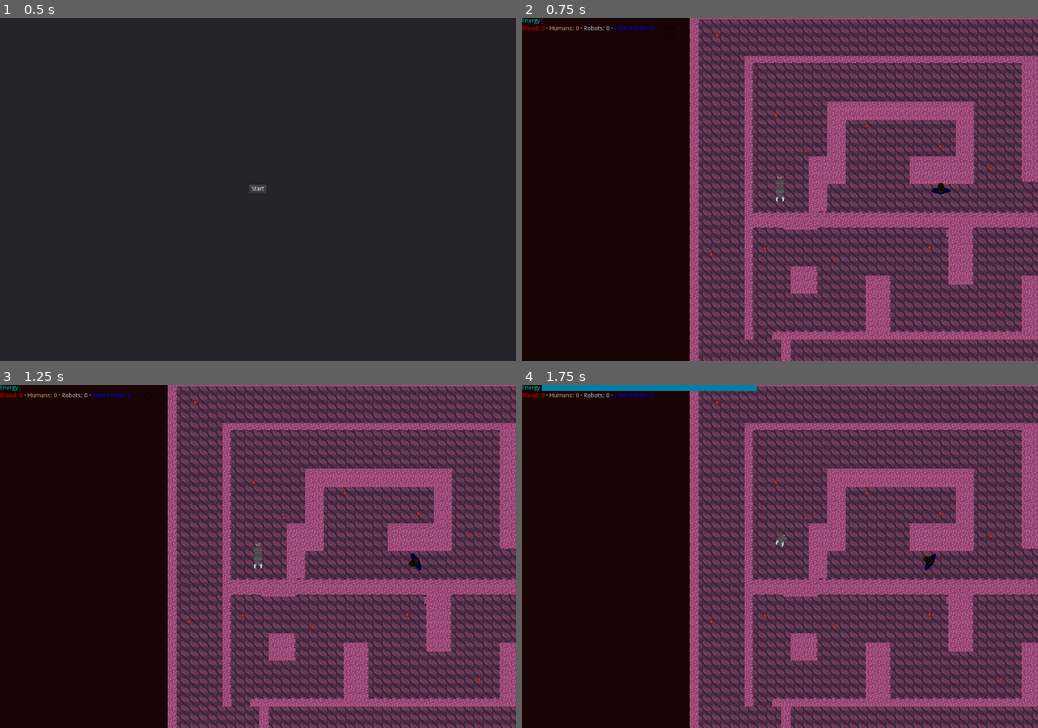
Above: before the commit, frames 1-4 (two rows, left to right).
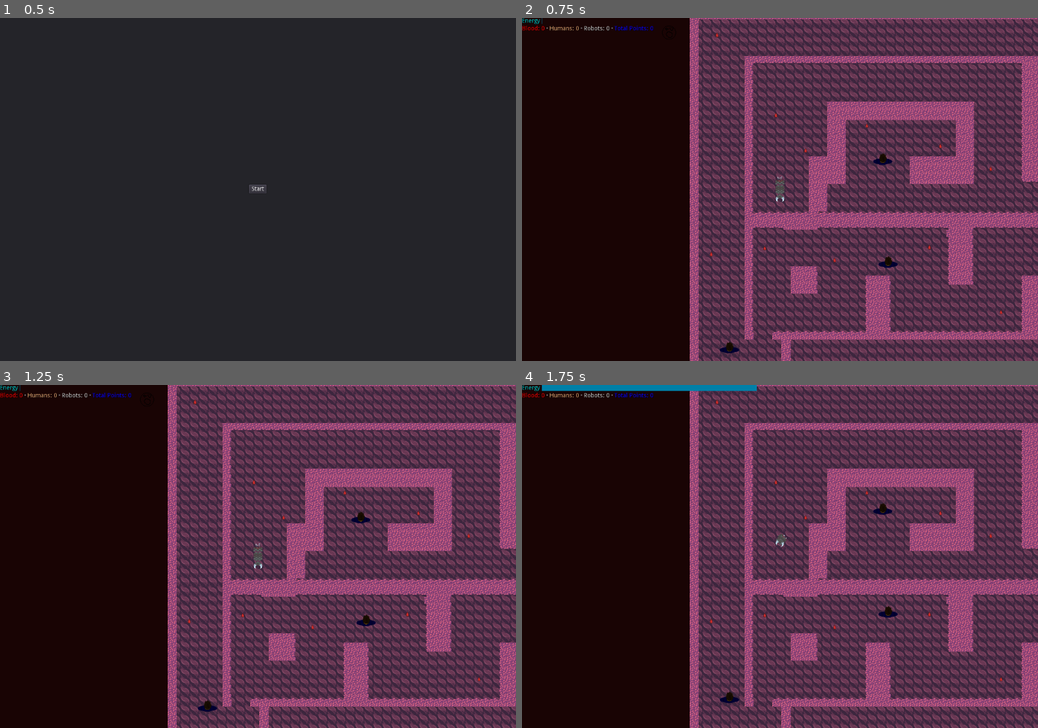
Above: after the commit, the same moments.

Repository: Ridote/LudumDare20180811RunningOutOfSpace
Game: Godot game, scene res://Entities/Main.tscn
Two runs of this game, one before a commit and one after it. Both use one fixed random seed, a clock stepped at 60 frames per second and the inputs below.
Inputs:
- Up to frame 1 (0.5 s): no input
- Up to frame 2 (0.75 s): click "Start" at 0.5 s
- Up to frame 3 (1.25 s): no input
- Up to frame 4 (1.75 s): hold Right (ui_right) from 1.28 s (still down); tap Space (ui_select) at 1.52 s

Frame 1 is identical in both runs. In frame 2, 0.3% of the frame differs, in the area x 38-83%, y 39-98%; in frame 3, 0.3%, in the area x 38-82%, y 36-96%; in frame 4, 0.3%.

Commit message:
GUI manages enemies

Diff:
--- a/Entities/Main.tscn
+++ b/Entities/Main.tscn
@@ -1,8 +1,7 @@
-[gd_scene load_steps=4 format=2]
+[gd_scene load_steps=3 format=2]
 
 [ext_resource path="res://Maps/Map01.tscn" type="PackedScene" id=1]
-[ext_resource path="res://Entities/Enemies/Enemy.tscn" type="PackedScene" id=2]
-[ext_resource path="res://GUI/GUI.tscn" type="PackedScene" id=3]
+[ext_resource path="res://GUI/GUI.tscn" type="PackedScene" id=2]
 
 [node name="Main" type="Node2D" index="0"]
 
@@ -12,32 +11,4 @@
 
 position = Vector2( 1, -1 )
 
-[node name="Enemy" parent="." index="1" instance=ExtResource( 2 )]
-
-position = Vector2( 653.646, 481.637 )
-
-[node name="Enemy2" parent="." index="2" instance=ExtResource( 2 )]
-
-position = Vector2( 1346.73, 889.696 )
-
-[node name="Enemy3" parent="." index="3" instance=ExtResource( 2 )]
-
-position = Vector2( 1197.04, 1322.36 )
-
-[node name="Enemy4" parent="." index="4" instance=ExtResource( 2 )]
-
-position = Vector2( 272.244, 1371.57 )
-
-[node name="Enemy5" parent="." index="5" instance=ExtResource( 2 )]
-
-position = Vector2( 1213.45, 1781.68 )
-
-[node name="Enemy6" parent="." index="6" instance=ExtResource( 2 )]
-
-position = Vector2( 735.668, 1617.64 )
-
-[node name="Enemy7" parent="." index="7" instance=ExtResource( 2 )]
-
-position = Vector2( 879.206, 2636.76 )
-
-[node name="GUI" parent="." index="8" instance=ExtResource( 3 )]
+[node name="GUI" parent="." index="1" instance=ExtResource( 2 )]
--- a/GUI/GUI.gd
+++ b/GUI/GUI.gd
@@ -1,6 +1,7 @@
 extends CanvasLayer
 
 var playerFactory = preload("res://Entities/Player/Player.tscn")
+var humanFactory = preload("res://Entities/Enemies/Enemy.tscn")
 
 func _ready():
 	$VBoxContainer/HBoxContainer2/Tired.region_enabled = false
@@ -20,7 +21,23 @@
 	player.global_position = get_parent().get_node("Map1").get_node("StartPosition").global_position
 	get_parent().add_child(player)
 	get_parent().get_node("Player").startTimer()
+	addEnemies()
 	$MainMenu.hide()
 
 func showMainMenu():
+	removeEnemies()
 	$MainMenu.show()
+
+func addEnemies():
+	var children = get_parent().get_node("Map1").get_children()
+	for child in children:
+		if "HumanPosition" in child.get_name():
+			var human = humanFactory.instance()
+			human.global_position = child.global_position
+			get_parent().add_child(human)
+
+func removeEnemies():
+	var children = get_parent().get_children()
+	for child in children:
+		if "Enemy" in child.get_name():
+			child.queue_free()
--- a/GUI/GUI.tscn
+++ b/GUI/GUI.tscn
@@ -22,7 +22,7 @@
 "values": [ 0, 1, 2 ]
 }
 
-[node name="GUI" type="CanvasLayer"]
+[node name="GUI" type="CanvasLayer" index="0"]
 
 layer = 1
 offset = Vector2( 0, 0 )
--- a/Maps/Map01.tscn
+++ b/Maps/Map01.tscn
@@ -4,7 +4,7 @@
 [ext_resource path="res://Tilemaps/TilemapCosmo.tres" type="TileSet" id=2]
 [ext_resource path="res://Entities/Food/Blood.tscn" type="PackedScene" id=3]
 
-[node name="Map1" type="Node2D" index="0"]
+[node name="Map1" type="Node2D"]
 
 [node name="AudioStreamPlayer" type="AudioStreamPlayer" parent="." index="0"]
 
@@ -356,3 +356,71 @@
 [node name="StartPosition" type="Position2D" parent="." index="68"]
 
 position = Vector2( 90.8527, 468.996 )
+
+[node name="HumanPosition" type="Position2D" parent="." index="69"]
+
+position = Vector2( 450.58, 380.599 )
+
+[node name="HumanPosition2" type="Position2D" parent="." index="70"]
+
+position = Vector2( 1119.7, 101.902 )
+
+[node name="HumanPosition3" type="Position2D" parent="." index="71"]
+
+position = Vector2( 1096.37, 721.91 )
+
+[node name="HumanPosition4" type="Position2D" parent="." index="72"]
+
+position = Vector2( 468.996, 740.326 )
+
+[node name="HumanPosition5" type="Position2D" parent="." index="73"]
+
+position = Vector2( -84.7137, 1039.89 )
+
+[node name="HumanPosition6" type="Position2D" parent="." index="74"]
+
+position = Vector2( 341.311, 1270.71 )
+
+[node name="HumanPosition7" type="Position2D" parent="." index="75"]
+
+position = Vector2( 858.189, 1300.17 )
+
+[node name="HumanPosition8" type="Position2D" parent="." index="76"]
+
+position = Vector2( 424.797, 1573.96 )
+
+[node name="HumanPosition9" type="Position2D" parent="." index="77"]
+
+position = Vector2( 993.24, 1771.63 )
+
+[node name="HumanPosition10" type="Position2D" parent="." index="78"]
+
+position = Vector2( 1080.41, 1551.86 )
+
+[node name="HumanPosition11" type="Position2D" parent="." index="79"]
+
+position = Vector2( 607.73, 2137.49 )
+
+[node name="HumanPosition12" type="Position2D" parent="." index="80"]
+
+position = Vector2( 1420.49, 2363.4 )
+
+[node name="HumanPosition13" type="Position2D" parent="." index="81"]
+
+position = Vector2( 801.713, 2552.47 )
+
+[node name="HumanPosition14" type="Position2D" parent="." index="82"]
+
+position = Vector2( 1561.68, 2599.12 )
+
+[node name="HumanPosition15" type="Position2D" parent="." index="83"]
+
+position = Vector2( 820.129, 2942.89 )
+
+[node name="HumanPosition16" type="Position2D" parent="." index="84"]
+
+position = Vector2( 408.837, 2967.44 )
+
+[node name="HumanPosition17" type="Position2D" parent="." index="85"]
+
+position = Vector2( 472.679, 3141.78 )
